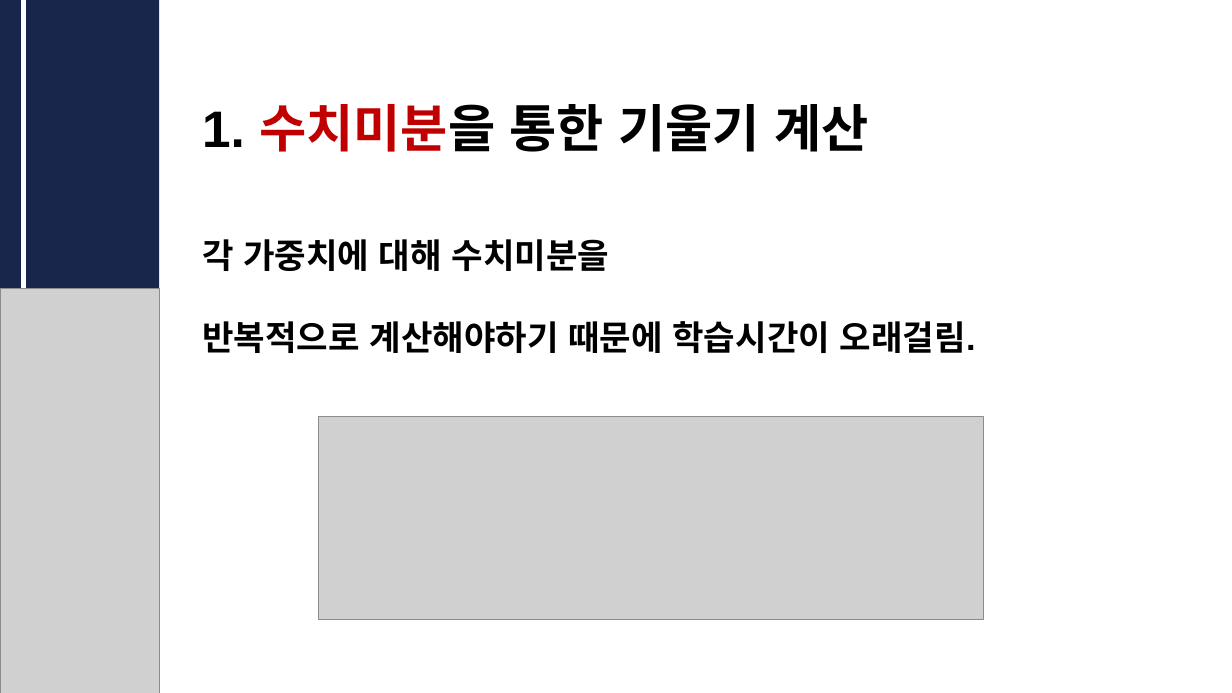
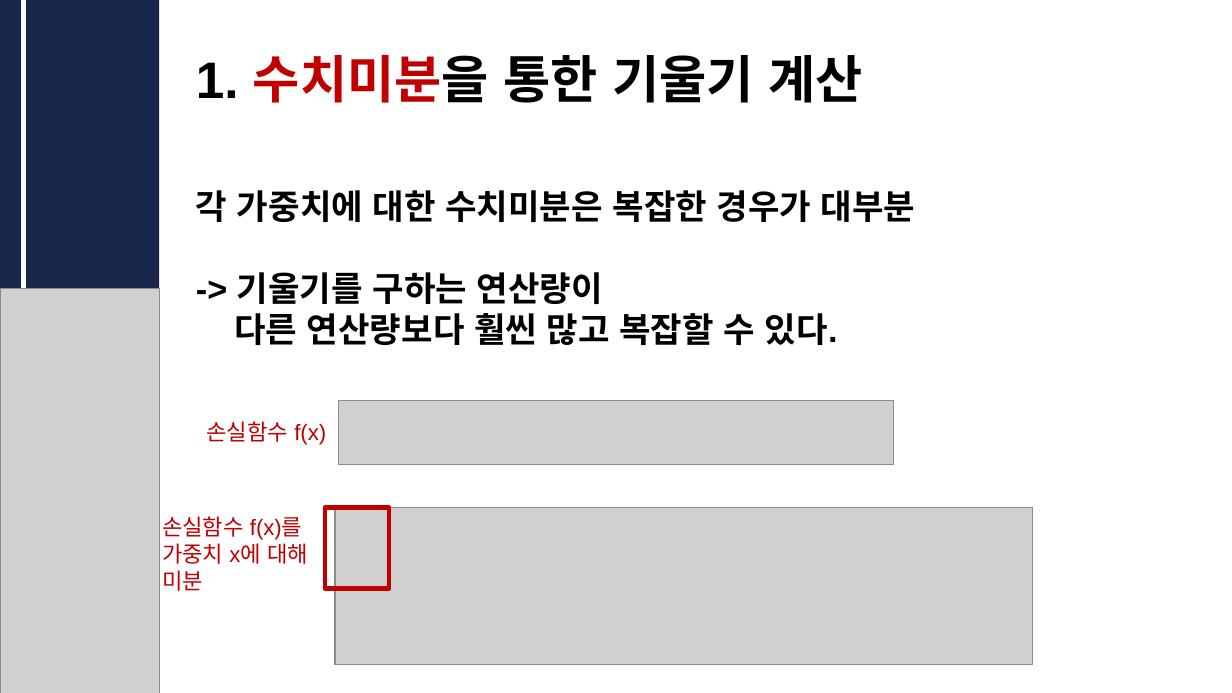
Before and after one commit to CUAI-CAU/2023-1_Study_DLfromScratch1, a slide deck: slide 9 of 발표자료/CUAI_딥러닝__0523.pptx. Drawn at 1232x693 pixels with LibreOffice and Linux fonts; fonts in the diff are those of the drawing; grey boxes stand for pictures. Boxes give left, top, right and bottom in pixels: in the first picture for what was removed or moved away, otherwise in the second. Text is boxed around its words. In the diff, an @@ line names an element or a change of style, - is before the commit and + after.

```diff
--- a/발표자료/CUAI_딥러닝__0523.pptx
+++ b/발표자료/CUAI_딥러닝__0523.pptx
@@ text "1. 수치미분을 통한 기울기 계산": place and size @@
-text "1. 수치미분을 통한 기울기 계산" at <box>202,104,976,353</box>
+text "1. 수치미분을 통한 기울기 계산" at <box>196,55,916,345</box>
@@ text at <box>196,190,916,345</box>: text changed @@
-각 가중치에 대해 수치미분을
-반복적으로 계산해야하기 때문에 학습시간이 오래걸림.
+각 가중치에 대한 수치미분은 복잡한 경우가 대부분
+-> 기울기를 구하는 연산량이
+다른 연산량보다 훨씬 많고 복잡할 수 있다.
@@ picture removed at <box>318,416,983,620</box> @@
@@ picture added at <box>339,400,894,464</box> @@
@@ text added at <box>206,421,326,445</box>, 13 pt, text #C00000 @@
+손실함수 f(x)
@@ rectangle added at <box>325,508,389,589</box>, outline #C00000 2.5 pt @@
@@ picture added at <box>335,508,1032,664</box> @@
@@ text added at <box>162,516,308,591</box>, 13 pt, text #C00000 @@
+손실함수 f(x)를
+가중치 x에 대해 미분
```
Also in this commit, not shown: 6 other slides changed, 2 slides added.
